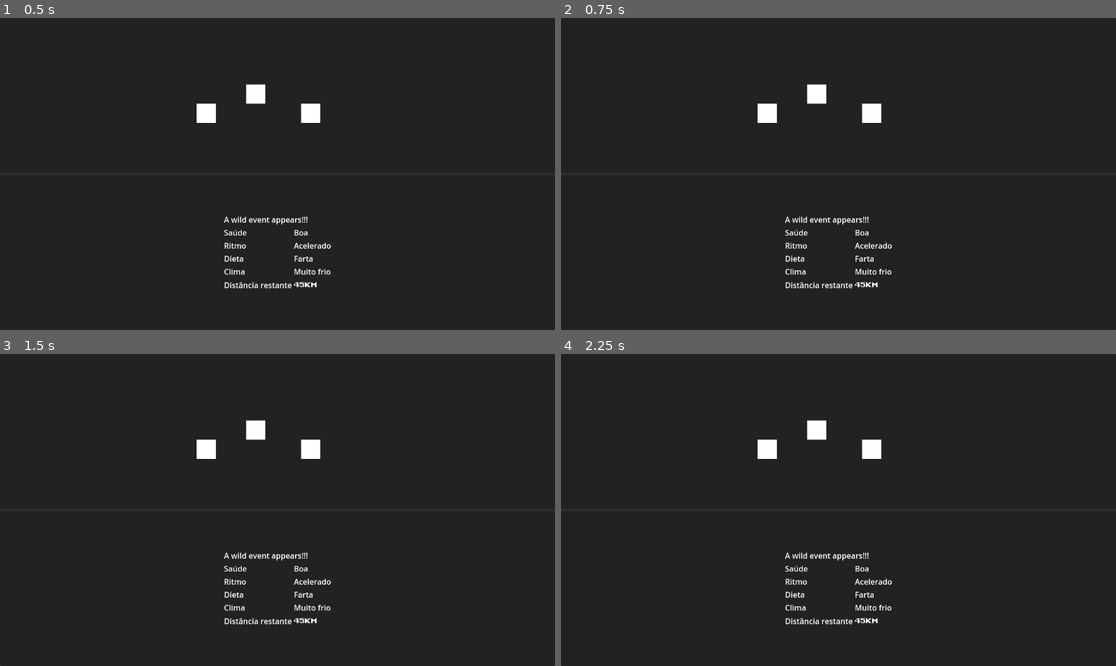
Above: before the commit, frames 1-4 (two rows, left to right).
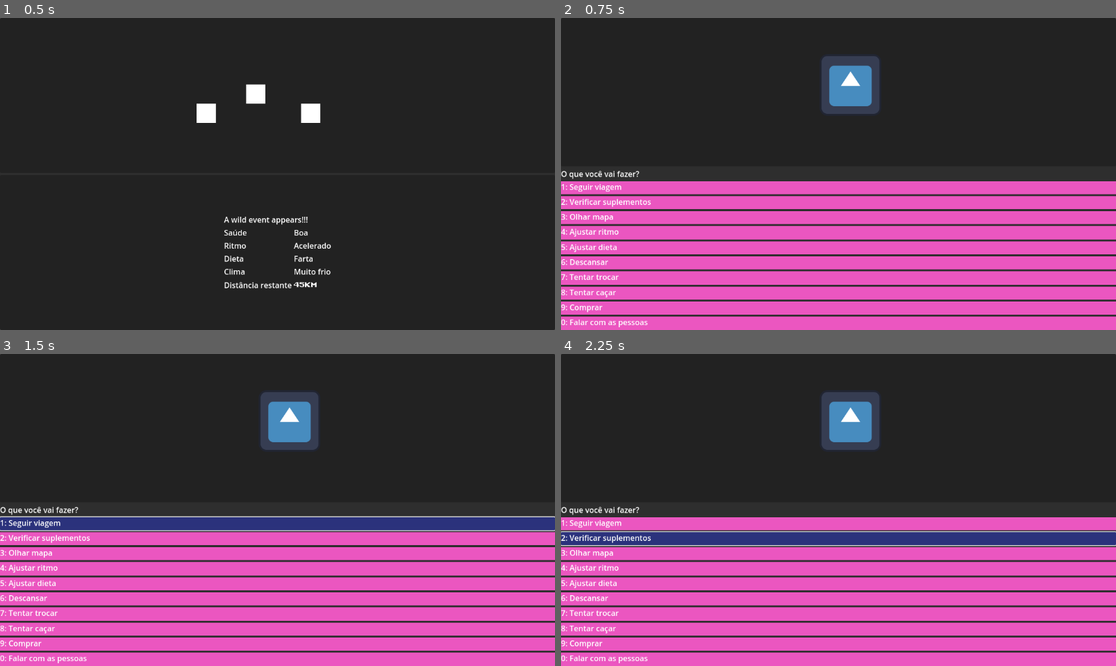
Above: after the commit, the same moments.

Repository: gabrielgomes94/oregon-trailer-clone
Game: Godot game, scene res://main.tscn
The game is run twice, just before and just after one commit, with the same random seed, the same clock (stepped at 60 frames per second) and the same inputs. The engine's default icon, where the game draws it, is replaced by a stand-in: a white triangle on a blue panel in a dark square.
Inputs (mouse positions are in pixels of both pictures, inside the frame that each line leads up to):
- Up to frame 1 (0.5 s): no input
- Up to frame 2 (0.75 s): tap Enter (SwitchScreen) at 0.5 s; tap 1 (1) at 0.6 s
- Up to frame 3 (1.5 s): tap 2 (2) at 0.8 s; click (277, 522) at 1.25 s, where only the run after the commit has a clickable "1: Seguir viagem"
- Up to frame 4 (2.25 s): click (838, 538) at 2 s, where only the run after the commit has a clickable "2: Verificar suplementos"

Frame 1 is identical in both runs. In frame 2, 46% of the frame differs, in the area x 0-100%, y 12-100%; in frame 3, 47%; in frame 4, 47%.
Error after the commit: Invalid call. Nonexistent function 'travel' in base 'Node'. (res://ui/screens/station_screen/ui_station_screen.gd:16)

Commit message:
feat: add pace screen

Diff:
--- a/game/actions/station_screen_actions.gd
+++ /dev/null
@@ -1,27 +0,0 @@
-extends Node
-class_name StationScreenActions
-
-var main: Main
-
-func _ready() -> void:
-	main = get_parent().get_parent()
-
-
-func travel():
-	main.switch_to_movement_screen()
-
-
-func station_screen():
-	main.switch_to_station_screen()
-
-
-func supplies():
-	main.switch_to_supplies_screen()
-
-
-func map():
-	main.switch_to_map_screen()
-
-
-func pace():
-	main.switch_to_pace_screen()
--- a/game/game.gd
+++ b/game/game.gd
@@ -6,8 +6,8 @@
 signal game_resumed
 
 var distance_left = 1000
-var pace = 100
 
+@onready var pace: PaceSelector = $PaceSelector
 @onready var timer = $Timer
 
 func _ready() -> void:
@@ -18,7 +18,7 @@
 
 
 func on_timer_timeout():
-	distance_left = distance_left - pace
+	distance_left = distance_left - pace.get_pace()
 	distance_left_changed.emit(distance_left)
 
 
--- a/game/inputs/input_mapper.gd
+++ b/game/inputs/input_mapper.gd
@@ -1,10 +1,11 @@
 extends Node
 class_name InputMapper
 
-const SWITCH_SCREEN = "SwitchScreen"
-const STATION_SCREEN = "Esc"
+const SWITCH_SCREEN: String = "SwitchScreen"
+const STATION_SCREEN: String = "Esc"
 
 # Actions
-const TRAVEL_SCREEN = "1"
-const SUPPLIES_SCREEN = "2"
-const MAP_SCREEN = "3"
+const TRAVEL_SCREEN: String = "1"
+const SUPPLIES_SCREEN: String = "2"
+const MAP_SCREEN: String = "3"
+const PACE_SCREEN: String = "4"
--- a/game/options/options.gd
+++ b/game/options/options.gd
@@ -16,7 +16,7 @@
 	}
 
 
-static func station_screen_options_list():
+static func station_screen_options_list() -> Dictionary:
 	return {
 		1: {
 			'id': 'TRAVEL',
@@ -61,7 +61,7 @@
 	}
 
 
-static func supplies_screen_options_list():
+static func supplies_screen_options_list() -> Dictionary:
 	return {
 		'ESC': {
 			'id': 'BACK',
@@ -72,3 +72,20 @@
 			'name': 'Seguir viagem'
 		},
 	}
+
+
+static func pace_selector_screen_list() -> Dictionary:
+	return {
+		1: {
+			'id': 'PACE_100',
+			'name': 'Ritmo tranquilo'
+		},
+		2: {
+			'id': 'PACE_200',
+			'name': 'Ritmo apressado'
+		},
+		3: {
+			'id': 'PACE_300',
+			'name': 'Ritmo arriscado'
+		},
+	}
--- /dev/null
+++ b/game/pace/pace_selector.gd
@@ -0,0 +1,10 @@
+extends Node
+class_name PaceSelector
+
+var pace: int = 100
+
+func set_pace(value: int) -> void:
+	pace = value
+
+func get_pace() -> int:
+	return pace
--- a/main.tscn
+++ b/main.tscn
@@ -1,12 +1,13 @@
-[gd_scene load_steps=9 format=3 uid="uid://yoqv6h80s3db"]
+[gd_scene load_steps=10 format=3 uid="uid://yoqv6h80s3db"]
 
 [ext_resource type="Script" path="res://main.gd" id="1_vbgld"]
 [ext_resource type="PackedScene" uid="uid://fdgvhp5mbfug" path="res://ui/screens/station_screen/station_screen.tscn" id="2_bjh8q"]
 [ext_resource type="PackedScene" uid="uid://877c5v6ta27b" path="res://ui/screens/movement_screen/movement_screen.tscn" id="2_qlxjt"]
 [ext_resource type="PackedScene" uid="uid://kwm72n7ubflo" path="res://ui/screens/supplies_screen/supplies_screen.tscn" id="4_i7alj"]
 [ext_resource type="Script" path="res://game/game.gd" id="4_iwb5g"]
+[ext_resource type="Script" path="res://game/pace/pace_selector.gd" id="4_qeesb"]
 [ext_resource type="PackedScene" uid="uid://cm4hy1qtybo7h" path="res://ui/screens/map_screen/map_screen.tscn" id="5_5cq7t"]
-[ext_resource type="Script" path="res://game/actions/station_screen_actions.gd" id="5_hhf8d"]
+[ext_resource type="Script" path="res://game/actions/actions.gd" id="5_hhf8d"]
 [ext_resource type="PackedScene" uid="uid://dnmcgjsr3s20m" path="res://ui/screens/pace_screen/pace_screen.tscn" id="8_2y0dc"]
 
 [node name="Main" type="Node"]
@@ -19,8 +20,11 @@
 wait_time = 3.0
 autostart = true
 
-[node name="StationScreenActions" type="Node" parent="Game"]
+[node name="Actions" type="Node" parent="Game"]
 script = ExtResource("5_hhf8d")
+
+[node name="PaceSelector" type="Node" parent="Game"]
+script = ExtResource("4_qeesb")
 
 [node name="Screens" type="Control" parent="."]
 layout_mode = 3
@@ -37,7 +41,7 @@
 [node name="StationScreen" parent="Screens" node_paths=PackedStringArray("actions") instance=ExtResource("2_bjh8q")]
 visible = false
 layout_mode = 1
-actions = NodePath("../../Game/StationScreenActions")
+actions = NodePath("../../Game/Actions")
 
 [node name="StartScreen" type="Control" parent="Screens"]
 visible = false
@@ -49,13 +53,15 @@
 [node name="SuppliesScreen" parent="Screens" node_paths=PackedStringArray("actions") instance=ExtResource("4_i7alj")]
 visible = false
 layout_mode = 1
-actions = NodePath("../../Game/StationScreenActions")
+actions = NodePath("../../Game/Actions")
 
 [node name="MapScreen" parent="Screens" node_paths=PackedStringArray("actions") instance=ExtResource("5_5cq7t")]
 visible = false
 layout_mode = 1
-actions = NodePath("../../Game/StationScreenActions")
+actions = NodePath("../../Game/Actions")
 
-[node name="PaceScreen" parent="Screens" instance=ExtResource("8_2y0dc")]
+[node name="PaceScreen" parent="Screens" node_paths=PackedStringArray("pace_selector", "actions") instance=ExtResource("8_2y0dc")]
 visible = false
 layout_mode = 1
+pace_selector = NodePath("../../Game/PaceSelector")
+actions = NodePath("../../Game/Actions")
--- a/project.godot
+++ b/project.godot
@@ -46,6 +46,11 @@
 "events": [Object(InputEventKey,"resource_local_to_scene":false,"resource_name":"","device":-1,"window_id":0,"alt_press …(191 unchanged characters)…
 ]
 }
+4={
+"deadzone": 0.5,
+"events": [Object(InputEventKey,"resource_local_to_scene":false,"resource_name":"","device":-1,"window_id":0,"alt_pressed":false,"shift_pressed":false,"ctrl_pressed":false,"meta_pressed":false,"pressed":false,"keycode":0,"physical_keycode":52,"key_label":0,"unicode":52,"location":0,"echo":false,"script":null)
+]
+}
 
 [rendering]
 
--- a/ui/screens/map_screen/ui_map_screen.gd
+++ b/ui/screens/map_screen/ui_map_screen.gd
@@ -3,10 +3,9 @@
 
 
 func on_option_selected(option: Option):
-	if str(option.value) == '1':
-		actions.travel()
-	elif str(option.value) == 'ESC':
-		actions.station_screen()
+	match option.value:
+		1: actions.travel()
+		'ESC': actions.station_screen()
 
 
 func _input(event: InputEvent) -> void:
--- a/ui/screens/pace_screen/pace_screen.tscn
+++ b/ui/screens/pace_screen/pace_screen.tscn
@@ -1,6 +1,9 @@
-[gd_scene load_steps=2 format=3 uid="uid://dnmcgjsr3s20m"]
+[gd_scene load_steps=5 format=3 uid="uid://dnmcgjsr3s20m"]
 
 [ext_resource type="Script" path="res://ui/screens/pace_screen/ui_pace_screen.gd" id="1_ebxt0"]
+[ext_resource type="Texture2D" uid="uid://bxeohtrbk7agf" path="res://assets/icon.svg" id="2_5clw8"]
+[ext_resource type="PackedScene" uid="uid://b1x0fngdkruxc" path="res://game/options/option_template.tscn" id="2_jmcg4"]
+[ext_resource type="Script" path="res://game/options/options.gd" id="3_5vrd1"]
 
 [node name="PaceScreen" type="Control"]
 layout_mode = 3
@@ -10,3 +13,37 @@
 grow_horizontal = 2
 grow_vertical = 2
 script = ExtResource("1_ebxt0")
+option_template = ExtResource("2_jmcg4")
+options = ExtResource("3_5vrd1")
+
+[node name="Panel" type="Panel" parent="."]
+layout_mode = 1
+anchors_preset = 15
+anchor_right = 1.0
+anchor_bottom = 1.0
+grow_horizontal = 2
+grow_vertical = 2
+
+[node name="VBoxContainer" type="VBoxContainer" parent="Panel"]
+layout_mode = 1
+anchors_preset = 15
+anchor_right = 1.0
+anchor_bottom = 1.0
+grow_horizontal = 2
+grow_vertical = 2
+
+[node name="PanelContainer" type="PanelContainer" parent="Panel/VBoxContainer"]
+layout_mode = 2
+size_flags_vertical = 3
+
+[node name="Sprite2D" type="Sprite2D" parent="Panel/VBoxContainer/PanelContainer"]
+position = Vector2(601, 139)
+texture = ExtResource("2_5clw8")
+
+[node name="Label" type="Label" parent="Panel/VBoxContainer"]
+layout_mode = 2
+text = "O que você vai fazer?"
+
+[node name="ActionsBoxContainer" type="VBoxContainer" parent="Panel/VBoxContainer"]
+layout_mode = 2
+size_flags_vertical = 3
--- a/ui/screens/pace_screen/ui_pace_screen.gd
+++ b/ui/screens/pace_screen/ui_pace_screen.gd
@@ -1,12 +1,16 @@
-extends Control
+extends UIScreen
 class_name UIPaceScreen
 
+@export var pace_selector: PaceSelector
 
-# Called when the node enters the scene tree for the first time.
-func _ready() -> void:
-	pass # Replace with function body.
+func on_option_selected(option: Option):
+	match option.value:
+		1: pace_selector.set_pace(100)
+		2: pace_selector.set_pace(200)
+		3: pace_selector.set_pace(300)
+		'ESC': actions.station_screen()
+	actions.station_screen()
 
 
-# Called every frame. 'delta' is the elapsed time since the previous frame.
-func _process(delta: float) -> void:
-	pass
+func get_options() -> Dictionary:
+	return Options.pace_selector_screen_list()
--- a/ui/screens/station_screen/ui_station_screen.gd
+++ b/ui/screens/station_screen/ui_station_screen.gd
@@ -1,6 +1,5 @@
 extends UIScreen
 class_name UIStationScreen
-
 
 func on_option_selected(option: Option):
 	match option.value:
@@ -19,6 +18,8 @@
 		actions.supplies()
 	if event.is_action_released(InputMapper.MAP_SCREEN):
 		actions.map()
+	if event.is_action_released(InputMapper.PACE_SCREEN):
+		actions.pace()
 
 
 func get_options():
--- a/ui/screens/ui_screen.gd
+++ b/ui/screens/ui_screen.gd
@@ -3,7 +3,7 @@
 
 @export var option_template: PackedScene
 @export var options: Options
-@export var actions: StationScreenActions
+@export var actions: Node
 @onready var option_box = $Panel/VBoxContainer/ActionsBoxContainer
 
 func _ready() -> void:
